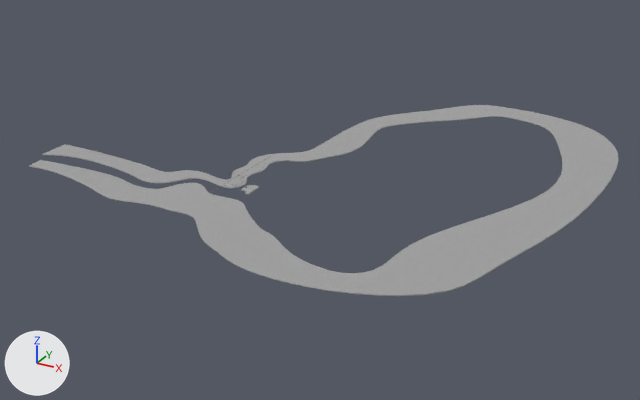
A saved change to the glTF model assets/models/misc/mapnew.glb.
The view is the same before and after, from a 50 mm lens placed at (2566.0, -3628.0, 1849.0), pointed at (283.0, 521.0, -226.0). The axes (+X, +Y, +Z) are drawn at lower left. The lights are the same throughout. Where no turn or scale is listed for an object, it has been applied to the vertices.

Names of what the first picture shows: 'MapGround'.
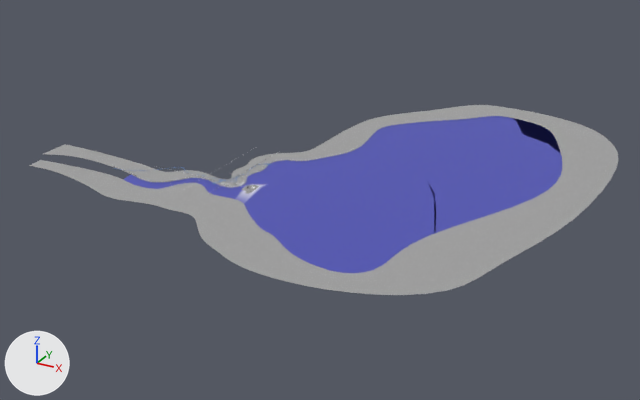
Where the change shows, as pixel boxes [x1, y1, x2, y2] in the pictures (640 x 400 px):
'river', added: after [123, 116, 562, 273]

Edits to the bpy script that builds the scene:
```text
Add mat_defaultmaterial:
    mat_defaultmaterial = bpy.data.materials.new('DefaultMaterial')
    mat_defaultmaterial.use_nodes = True; mat_defaultmaterial.node_tree.nodes.clear()
    _N = mat_defaultmaterial.node_tree.nodes; _L = mat_defaultmaterial.node_tree.links
    n0 = _N.new('ShaderNodeOutputMaterial'); n0.name = 'Material Output'
    n1 = _N.new('ShaderNodeBsdfPrincipled'); n1.name = 'Principled BSDF'
    n2 = _N.new('ShaderNodeVertexColor'); n2.name = 'Color Attribute'
    _L.new(n1.outputs[0], n0.inputs[0])  # 'BSDF' to 'Surface'
    _L.new(n2.outputs[0], n1.inputs[0])  # 'Color' to 'Base Color'
Add me_riverlayoutmesh:
    me_riverlayoutmesh.from_pydata(...)  # 185 vertices, 267 faces; spans x -556.0..1598.0, y -643.0..1893.0, z -1.0
    me_riverlayoutmesh.materials.append(mat_defaultmaterial)
Add ob_river:
    ob_river = bpy.data.objects.new('river', me_riverlayoutmesh)
    ob_river.location = (-2.0, 4.0, 0.0)
```
